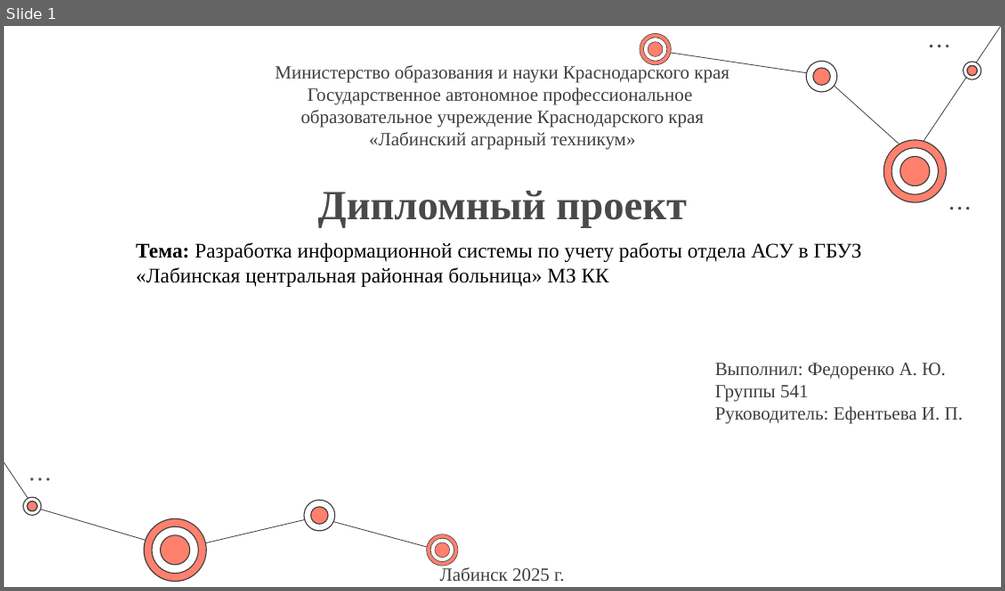
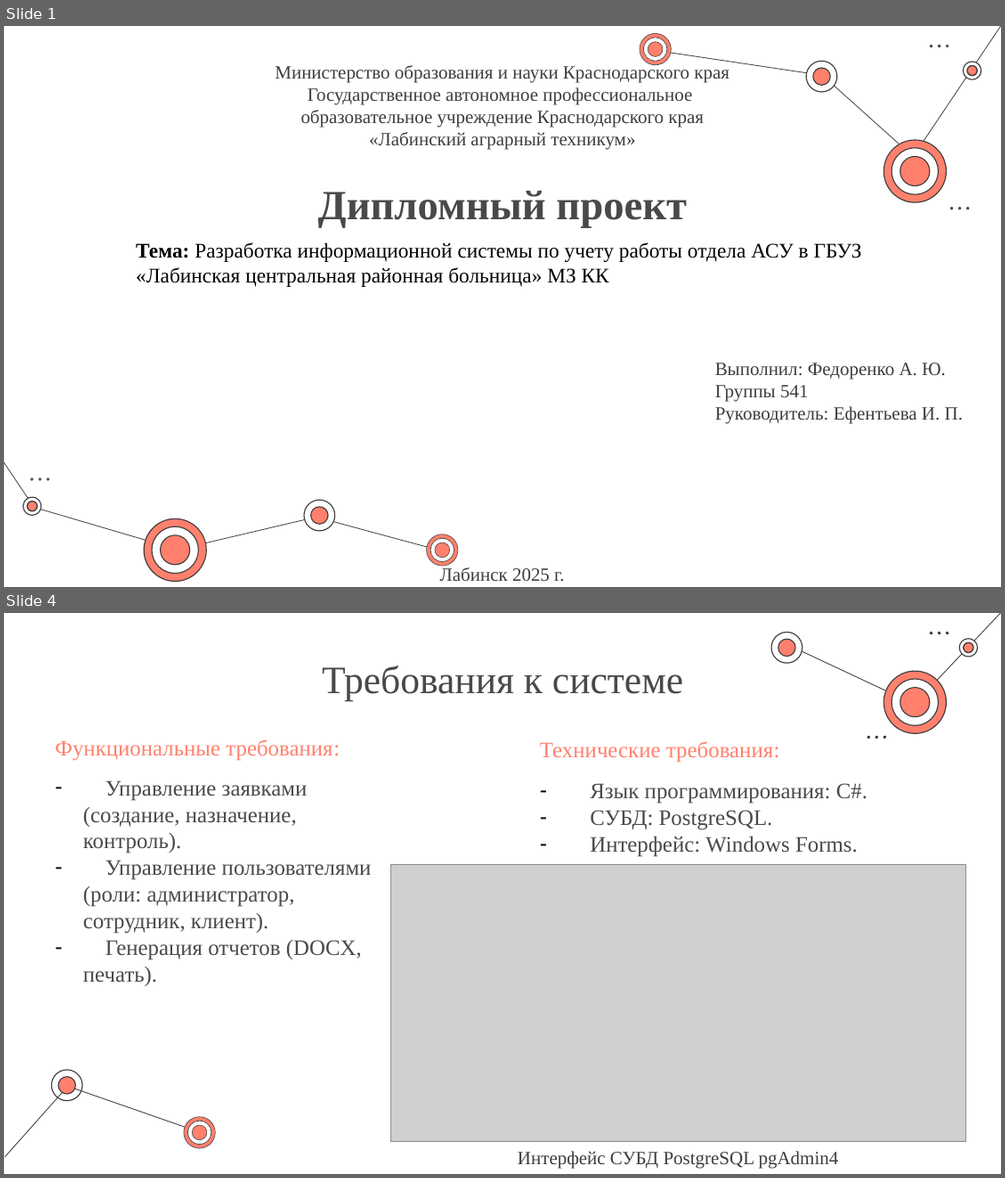
Before and after one commit to KaliShau/CSWT-CSharp, a slide deck: Презентация на защиту.pptx. Shown one above the other, each under a label of ours: slide 1 before the commit, slides 1 and 4 after it; the slides between them are not shown. The pictures are 1005x591 and 1005x1178 pixels, drawn with LibreOffice and Linux fonts; fonts in the diff are those of the drawing; grey boxes stand for pictures. Boxes give left, top, right and bottom in pixels: in the first picture for what was removed or moved away, otherwise in the second. Text is boxed around its words. In the diff, an @@ line names an element or a change of style, - is before the commit and + after.

```diff
--- a/Презентация на защиту.pptx
+++ b/Презентация на защиту.pptx
@@ slide 4 added at (x1=4, y1=613, x2=1001, y2=1174), background #FFFFFF @@
@@ group added at (x1=771, y1=632, x2=803, y2=664): 4 freeform shapes @@
@@ line added from (1001, 613) to (914, 704), #3D3D3D 0.75 pt @@
@@ ellipse added at (x1=930, y1=632, x2=933, y2=634), fill #3D3D3D @@
@@ ellipse added at (x1=938, y1=632, x2=941, y2=634), fill #3D3D3D @@
@@ ellipse added at (x1=947, y1=632, x2=949, y2=634), fill #3D3D3D @@
@@ title added at (x1=322, y1=666, x2=683, y2=701), 37.4 pt, text #494949 @@
+Требования к системе
@@ line added from (914, 705) to (788, 645), #3D3D3D 0.75 pt @@
@@ group added at (x1=959, y1=638, x2=979, y2=657): 4 freeform shapes @@
@@ group added at (x1=883, y1=671, x2=947, y2=734): 6 freeform shapes @@
@@ text added at (x1=55, y1=739, x2=340, y2=760), 21.4 pt, text #FF806D @@
+Функциональные требования:
@@ text added at (x1=540, y1=741, x2=779, y2=762), 21.4 pt, text #FF806D @@
+Технические требования:
@@ ellipse added at (x1=867, y1=736, x2=870, y2=738), fill #3D3D3D @@
@@ ellipse added at (x1=875, y1=736, x2=878, y2=738), fill #3D3D3D @@
@@ ellipse added at (x1=883, y1=736, x2=886, y2=738), fill #3D3D3D @@
@@ text added at (x1=83, y1=780, x2=372, y2=986), 21.4 pt, text #494949 @@
+– Управление заявками (создание, назначение, контроль).
+– Управление пользователями (роли: администратор, сотрудник, клиент).
+– Генерация отчетов (DOCX, печать).
@@ text added at (x1=590, y1=783, x2=867, y2=857), 21.4 pt, text #494949 @@
+– Язык программирования: C#.
+– СУБД: PostgreSQL.
+– Интерфейс: Windows Forms.
@@ picture added at (x1=390, y1=864, x2=966, y2=1141) @@
@@ line added from (5, 1157) to (68, 1086), #3D3D3D 0.75 pt @@
@@ freeform shape added at (x1=51, y1=1070, x2=83, y2=1102), fill #3D3D3D @@
@@ freeform shape added at (x1=57, y1=1076, x2=76, y2=1094), fill #3D3D3D @@
@@ freeform shape added at (x1=58, y1=1077, x2=76, y2=1094), fill #FF806D @@
@@ line added from (68, 1086) to (201, 1133), #3D3D3D 0.75 pt @@
@@ group added at (x1=184, y1=1116, x2=216, y2=1149): 6 freeform shapes @@
@@ text added at (x1=518, y1=1151, x2=839, y2=1167), 18 pt, text #3D3D3D @@
+Интерфейс СУБД PostgreSQL pgAdmin4
```
Also in this commit, not shown: 2 slides changed, 8 other slides added, 1 slide removed, 2 other files.
